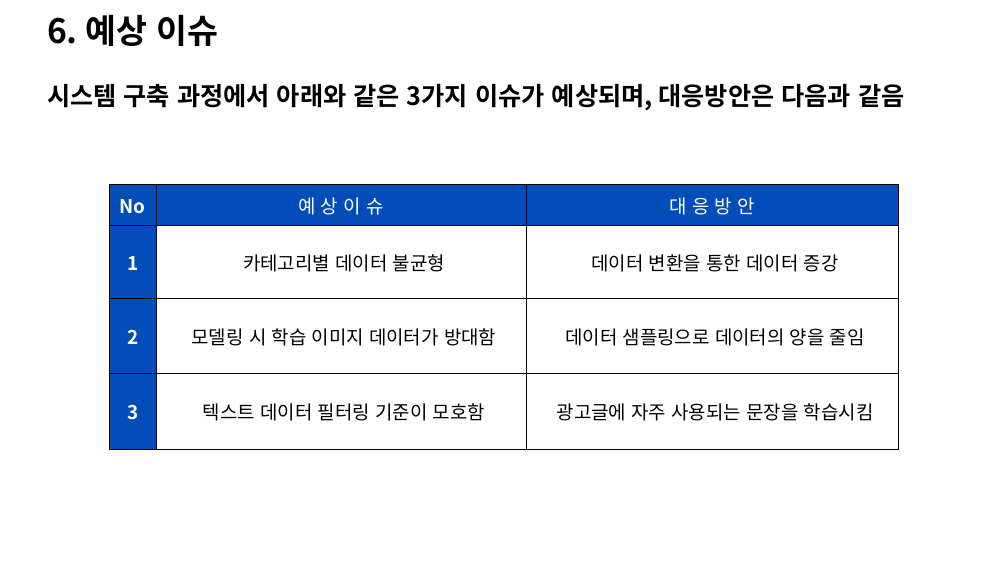
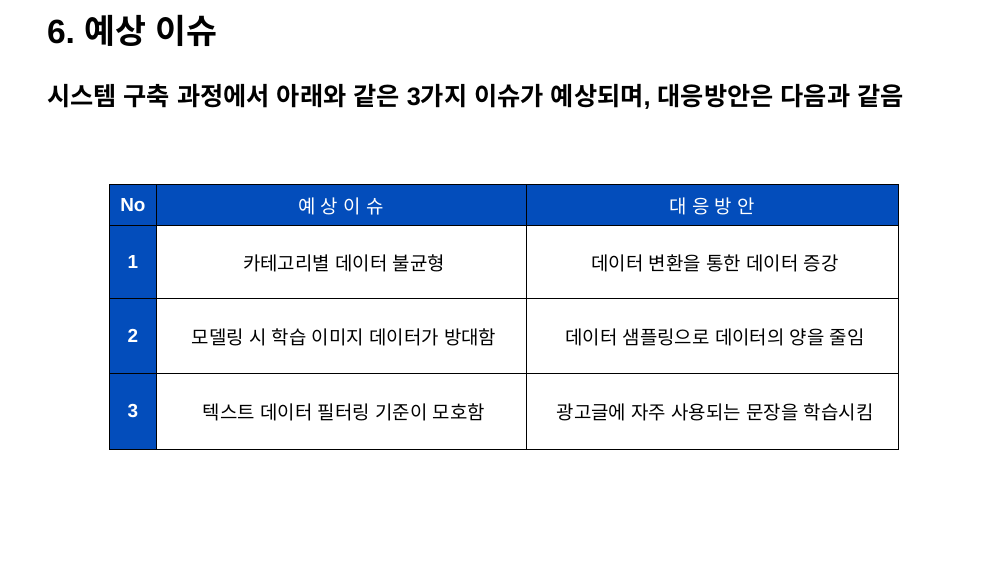
Before and after one commit to knudatascientists/TEAM05-JOOONY-S, a slide deck: slide 9 of Document/1.프로젝트_계획서.pptx. Drawn at 1008x567 pixels with LibreOffice and Linux fonts; fonts in the diff are those of the drawing; background and template pictures are left out. Boxes give left, top, right and bottom in pixels: in the first picture for what was removed or moved away, otherwise in the second. Text is boxed around its words. In the diff, an @@ line names an element or a change of style, - is before the commit and + after.

```diff
--- a/Document/1.프로젝트_계획서.pptx
+++ b/Document/1.프로젝트_계획서.pptx
@@ text "6. 예상 이슈" at (47,14,218,46): font Noto Sans CJK KR to Arial @@
@@ text "시스템 구축 과정에서 아래와 같은 ..." at (47,84,903,109): font Noto Sans CJK KR to Arial @@
@@ table at (110,185,898,433) @@
@@ font Noto Sans CJK KR to Arial @@
```
Also in this commit, not shown: 9 other slides changed, 14 other files.
